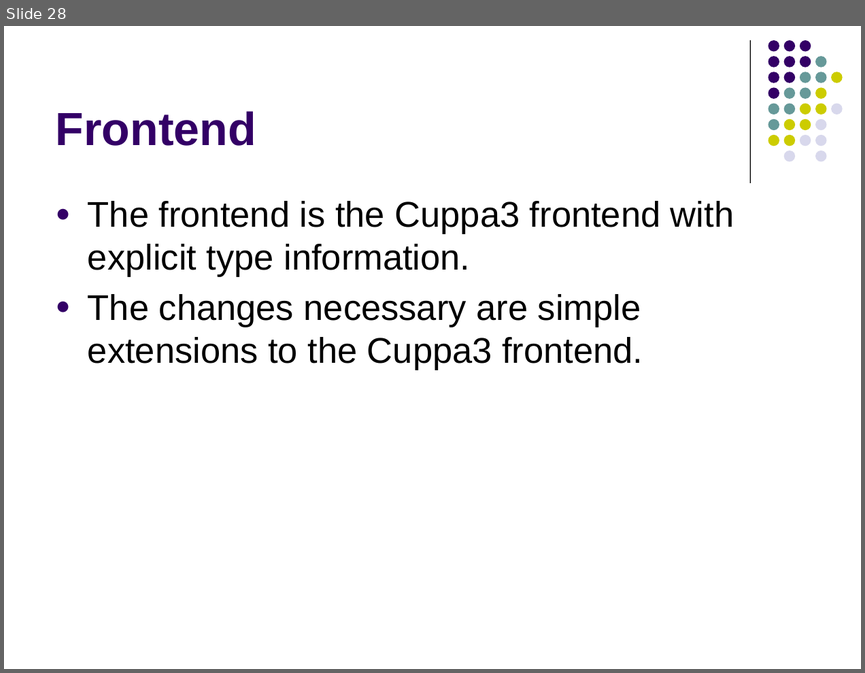
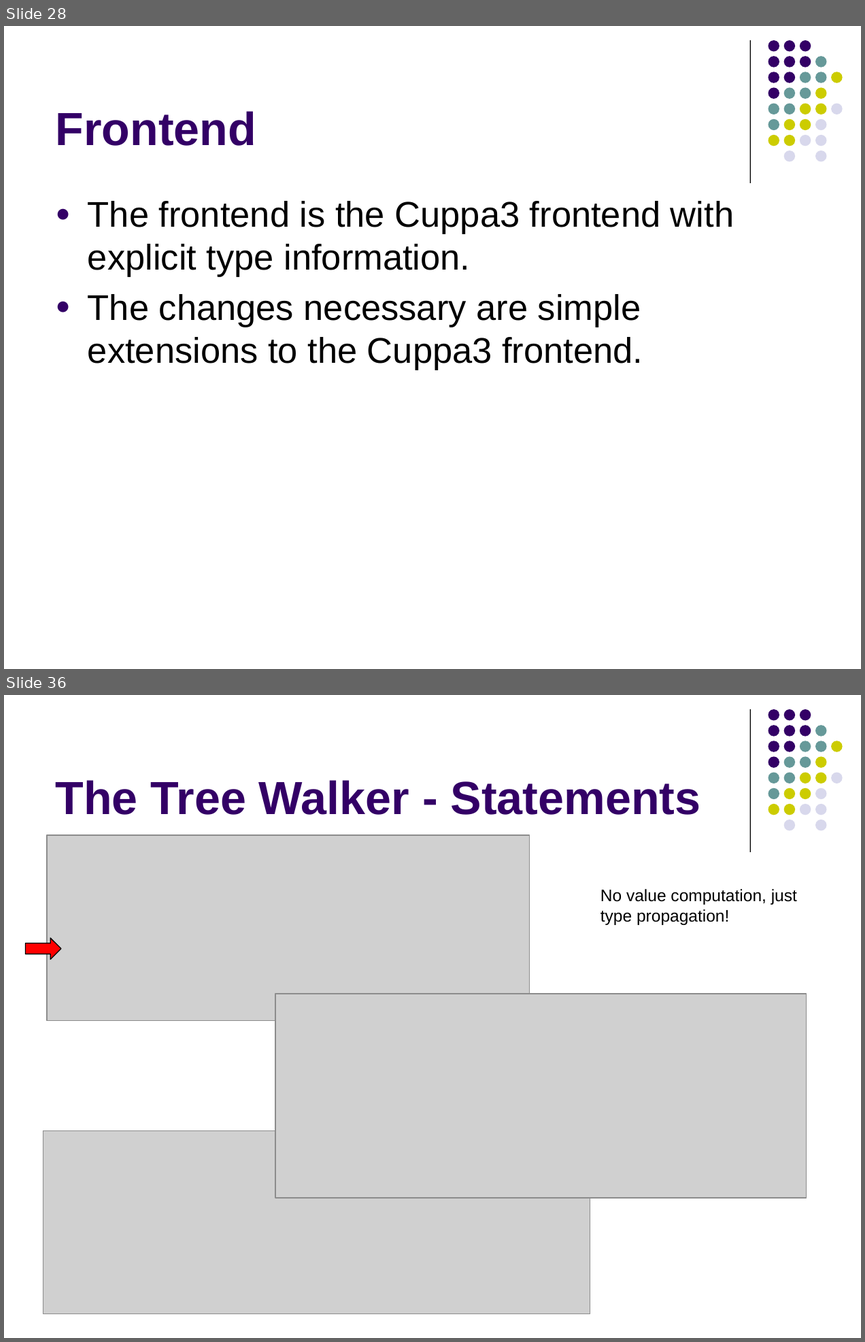
Before and after one commit to lutzhamel/CSC402, a slide deck: notes/csc402-ln018.pptx. Shown one above the other, each under a label of ours: slide 28 before the commit, slides 28 and 36 after it; the slides between them are not shown. The pictures are 865x673 and 865x1342 pixels, drawn with LibreOffice and Linux fonts; fonts in the diff are those of the drawing; grey boxes stand for pictures. Boxes give left, top, right and bottom in pixels: in the first picture for what was removed or moved away, otherwise in the second. Text is boxed around its words. In the diff, an @@ line names an element or a change of style, - is before the commit and + after.

```diff
--- a/notes/csc402-ln018.pptx
+++ b/notes/csc402-ln018.pptx
@@ slide 36 added at bbox=[4, 695, 861, 1338], background #FFFFFF; not listed: 32 template elements that a slide beside it also shows @@
@@ title added at bbox=[56, 780, 701, 815], 39 pt, text #330066, bold @@
+The Tree Walker - Statements
@@ picture added at bbox=[47, 834, 529, 1020] @@
@@ text added at bbox=[600, 889, 797, 925], 14 pt, text #000000 @@
+No value computation, just
+type propagation!
@@ right arrow added at bbox=[26, 938, 61, 959], fill #FF0000, outline #000000 0.75 pt @@
@@ picture added at bbox=[275, 993, 806, 1197] @@
@@ picture added at bbox=[43, 1130, 590, 1314] @@
```
Also in this commit, not shown: 2 slides changed, 13 other slides added, 4 slides removed, 2 other files.
